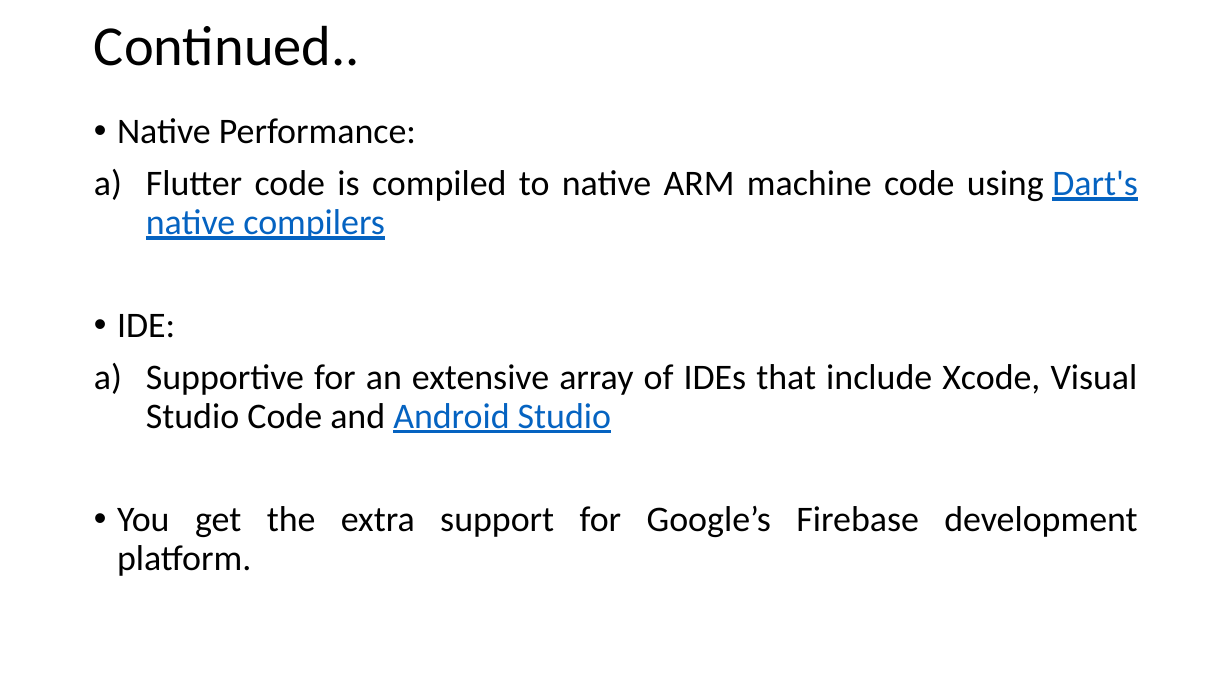
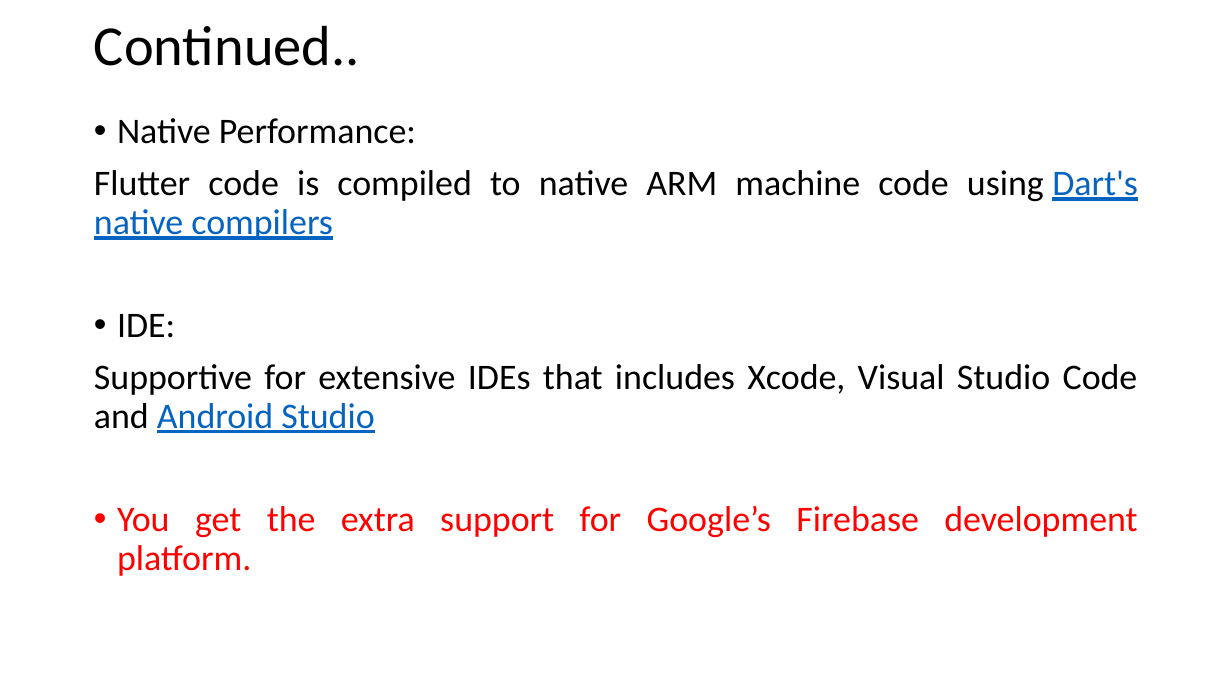
Before and after one commit to Anjy123/Flutter, a slide deck: slide 7 of Flutter features.pptx. Drawn at 1232x693 pixels with LibreOffice and Linux fonts; fonts in the diff are those of the drawing. Boxes give left, top, right and bottom in pixels: in the first picture for what was removed or moved away, otherwise in the second. Text is boxed around its words. In the diff, an @@ line names an element or a change of style, - is before the commit and + after.

```diff
--- a/Flutter features.pptx
+++ b/Flutter features.pptx
@@ text at <box>94,170,1138,576</box>: text colour #000000 to #FF0000 in "You get the extra support for Google’s ..."; bullet a) to none @@
@@ text at <box>94,364,1138,433</box>: text changed @@
-a) Supportive for an extensive array of IDEs that include Xcode, Visual Studio Code and Android Studio
+Supportive for extensive IDEs that includes Xcode, Visual Studio Code and Android Studio
```
Also in this commit, not shown: 7 other slides changed.
